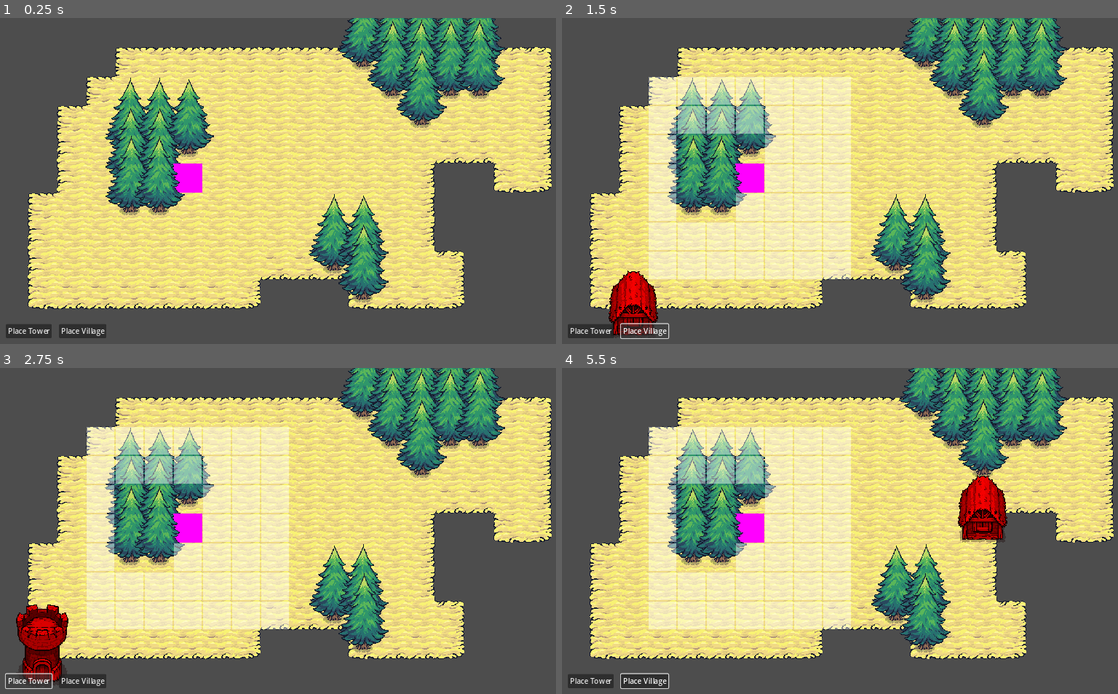
Above: before the commit, frames 1-4 (two rows, left to right).
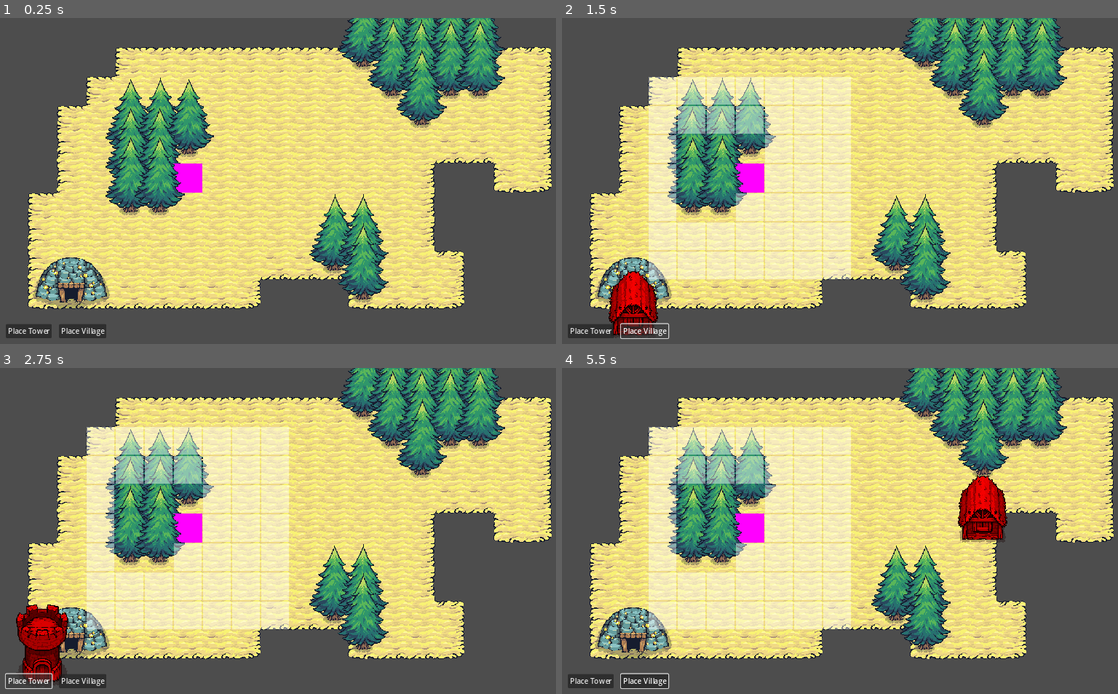
Above: after the commit, the same moments.

Repository: tiannahenrylewis/GodotGridCrashCourse
Game: Godot game, scene res://scenes/main.tscn
Same seed, same stepped clock (60 frames per second), same inputs: the game is played once before the commit and once after it.
Inputs (mouse positions are in pixels of both pictures, inside the frame that each line leads up to):
- Up to frame 1 (0.25 s): no input
- Up to frame 2 (1.5 s): click "Place Tower" at 0.5 s; click "Place Village" at 1.25 s
- Up to frame 3 (2.75 s): click "Place Tower" at 2 s
- Up to frame 4 (5.5 s): click "Place Village" at 2.75 s; click "Place Tower" at 3.5 s; click "Place Village" at 4.25 s; move the mouse to (979, 514) at 5.02 s; click (979, 514) at 5.1 s

The runs differ from the first frame. In frame 1, 4.4% of the frame differs, in the area x 5-91%, y 0-90%; in frame 2, 4.0%; in frame 3, 3.8%; in frame 4, 4.4%.

Commit message:
Add Win Condition

Diff:
--- a/godot-grid-crash-course/scenes/autoload/game_events.gd
+++ b/godot-grid-crash-course/scenes/autoload/game_events.gd
@@ -4,6 +4,7 @@
 signal building_placed_signal(building_component: BuildingComponent)
 signal building_destroyed_signal(building_component: BuildingComponent)
 signal resource_tiles_updated(collected_tiles: int)
+signal grid_state_updated_signal()
 
 
 func emit_building_resource_selected_signal(building_resource: BuildingResource):
@@ -20,3 +21,7 @@
 
 func emit_resource_tiles_updated(collected_tiles: int):
 	emit_signal("resource_tiles_updated", collected_tiles)
+
+
+func emit_grid_state_updated():
+	emit_signal("grid_state_updated_signal")
--- /dev/null
+++ b/godot-grid-crash-course/scenes/gold_mine.gd
@@ -0,0 +1,12 @@
+extends Node2D
+
+@export var active_texture: Texture2D
+
+@onready var sprite: Sprite2D = $Sprite2D
+
+func _ready() -> void:
+	pass
+
+
+func set_active():
+	sprite.texture = active_texture
--- /dev/null
+++ b/godot-grid-crash-course/scenes/gold_mine.tscn
@@ -0,0 +1,16 @@
+[gd_scene load_steps=4 format=3 uid="uid://4aiatoyp1b3f"]
+
+[ext_resource type="Script" path="res://scenes/gold_mine.gd" id="1_li5f2"]
+[ext_resource type="Texture2D" uid="uid://cigjulfs6f2yf" path="res://assets/gold_mine_inactive.png" id="1_m5rtv"]
+[ext_resource type="Texture2D" uid="uid://wcsp3b5ehjfu" path="res://assets/gold_mine_active.png" id="2_qqkbx"]
+
+[node name="GoldMine" type="Node2D"]
+y_sort_enabled = true
+script = ExtResource("1_li5f2")
+active_texture = ExtResource("2_qqkbx")
+
+[node name="Sprite2D" type="Sprite2D" parent="."]
+position = Vector2(32, 32)
+texture = ExtResource("1_m5rtv")
+centered = false
+offset = Vector2(-96, -87)
--- a/godot-grid-crash-course/scenes/main.gd
+++ b/godot-grid-crash-course/scenes/main.gd
@@ -1,5 +1,13 @@
 extends Node
 
+@onready var grid_Manager = $GridManager
+@onready var gold_mine = %GoldMine
 
 func _ready() -> void:
-	pass
+	GameEvents.connect("grid_state_updated_signal", _on_grid_state_updated)
+
+
+func _on_grid_state_updated():
+	var gold_mine_tile_position = grid_Manager.convert_world_position_to_tile_position(gold_mine.global_position)
+	if grid_Manager.is_tile_position_buildable(gold_mine_tile_position):
+		gold_mine.set_active()
--- a/godot-grid-crash-course/scenes/main.tscn
+++ b/godot-grid-crash-course/scenes/main.tscn
@@ -6,6 +6,7 @@
 [ext_resource type="TileSet" uid="uid://c3mn0unu36jgd" path="res://resources/hightlight_tileset.tres" id="3_juhvk"]
 [ext_resource type="PackedScene" uid="uid://bk633lu02vb05" path="res://scenes/manager/GridManager.tscn" id="3_rokrd"]
 [ext_resource type="PackedScene" uid="uid://efm4e0q03e4l" path="res://scenes/building/Base.tscn" id="6_cdn8a"]
+[ext_resource type="PackedScene" uid="uid://4aiatoyp1b3f" path="res://scenes/gold_mine.tscn" id="6_u17j4"]
 [ext_resource type="PackedScene" uid="uid://btyyeo34bvwko" path="res://scenes/building/building_ghost.tscn" id="8_mxwvn"]
 [ext_resource type="PackedScene" uid="uid://w8iq1hkhttro" path="res://scenes/ui/game_ui.tscn" id="8_ynj5k"]
 
@@ -34,6 +35,10 @@
 [node name="Base" parent="YSortRoot" instance=ExtResource("6_cdn8a")]
 position = Vector2(384, 320)
 
+[node name="GoldMine" parent="YSortRoot" instance=ExtResource("6_u17j4")]
+unique_name_in_owner = true
+position = Vector2(128, 576)
+
 [node name="GridManager" parent="." node_paths=PackedStringArray("highlight_tile_map_layer", "base_terrain_tile_map_layer") instance=ExtResource("3_rokrd")]
 highlight_tile_map_layer = NodePath("../HighlightTileMapLayer")
 base_terrain_tile_map_layer = NodePath("../YSortRoot/BaseTerrainTileMapLayer")
--- a/godot-grid-crash-course/scenes/manager/grid_manager.gd
+++ b/godot-grid-crash-course/scenes/manager/grid_manager.gd
@@ -86,11 +86,15 @@
 func get_mouse_grid_cell_position() -> Vector2i:
 	# get mouse position -> returns Vector2(x,y)
 	var mouse_position = highlight_tile_map_layer.get_global_mouse_position()
+	return convert_world_position_to_tile_position(mouse_position)
+
+
+func convert_world_position_to_tile_position(world_position: Vector2) -> Vector2i:
 	# divide x and y by 64
-	var grid_position = mouse_position / 64
+	var tile_position = world_position / 64
 	# round down the grid position
-	grid_position = grid_position.floor()
-	return Vector2i(grid_position)
+	tile_position = tile_position.floor()
+	return Vector2i(tile_position)
 
 
 #PRIVATE METHODS
@@ -127,6 +131,8 @@
 	for existing_building_component in occupied_tiles:
 		valid_buildable_tiles.erase(existing_building_component)
 
+	GameEvents.emit_grid_state_updated()
+
 
 func _update_collected_resource_tiles(building_component: BuildingComponent):
 	var root_cell = building_component.get_grid_cell_position()
@@ -143,6 +149,8 @@
 		# emit signal to notify the game
 		GameEvents.emit_resource_tiles_updated(collected_resource_tiles.size())
 
+	GameEvents.emit_grid_state_updated()
+
 
 func _recalculate_grid(building_component_to_exclude: BuildingComponent):
 	occupied_tiles.clear()
@@ -155,9 +163,10 @@
 
 	for building_component in building_components:
 		_update_valid_buildable_tiles(building_component)
-		-_update_collected_resource_tiles(building_component)
+		_update_collected_resource_tiles(building_component)
 
 	GameEvents.emit_resource_tiles_updated(collected_resource_tiles.size())
+	GameEvents.emit_grid_state_updated()
 
 
 # a generic function that can be used with different filter functions to get the tiles desired
Binary file added: godot-grid-crash-course/assets/gold_mine_active.png
Not shown, added: godot-grid-crash-course/assets/gold_mine_active.png.import
Binary file added: godot-grid-crash-course/assets/gold_mine_inactive.png
Not shown, added: godot-grid-crash-course/assets/gold_mine_inactive.png.import
Not shown: 1 places in godot-grid-crash-course/scenes/main.tscn that only renumber resources
Not shown, changed: .DS_Store
Not shown, changed: godot-grid-crash-course/.DS_Store
Not shown, changed: godot-grid-crash-course/asset-downloads/Tiny Swords /.DS_Store
Not shown, changed: godot-grid-crash-course/asset-downloads/Tiny Swords /Resources/.DS_Store
